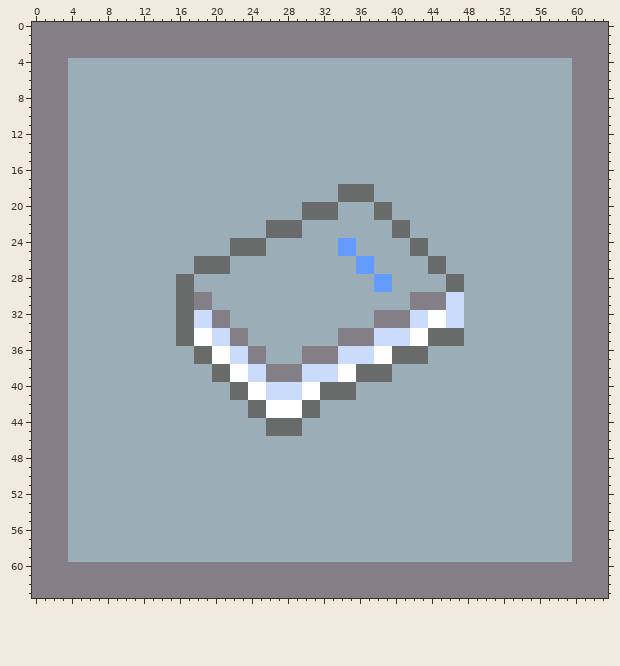
One commit to this pixel-art file: assets/sprites/ui-tile.aseprite. Above: the version before the commit.
64x64 pixels, 1 frame.
And afterwards:
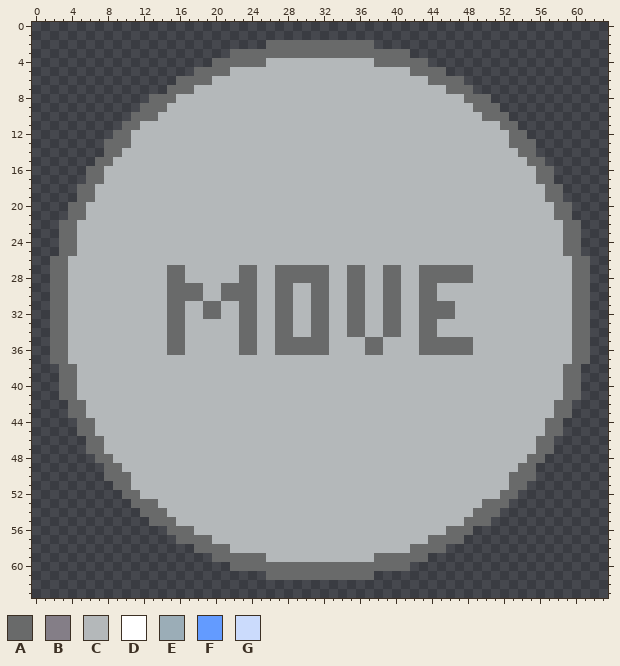
Palette (. is transparent): A #696a6a  B #847e87  C #b4b8ba  D #ffffff  E #9badb7  F #639bff  G #cbdbfc
Changes in this commit:
layer "Background" now hidden
layer "Move-active" added
layer "Spells" now hidden
Changed rows in their new state; - is an unchanged pixel.
first column x 0:
 0 ................................................................
 1 ................................................................
 2 ..........................AAAAAAAAAAAA..........................
 3 ......................AAAAAAAAAAAAAAAAAAAA......................
 4 ....................AAAAAACCCCCCCCCCCCAAAAAA....................
 5 ..................AAAACCCCCCCCCCCCCCCCCCCCAAAA..................
 6 ................AAAACCCCCCCCCCCCCCCCCCCCCCCCAAAA................
 7 ...............AAACCCCCCCCCCCCCCCCCCCCCCCCCCCCAAA...............
 8 .............AAACCCCCCCCCCCCCCCCCCCCCCCCCCCCCCCCAAA.............
 9 ............AAACCCCCCCCCCCCCCCCCCCCCCCCCCCCCCCCCCAAA............
10 ...........AAACCCCCCCCCCCCCCCCCCCCCCCCCCCCCCCCCCCCAAA...........
11 ..........AACCCCCCCCCCCCCCCCCCCCCCCCCCCCCCCCCCCCCCCCAA..........
12 .........AACCCCCCCCCCCCCCCCCCCCCCCCCCCCCCCCCCCCCCCCCCAA.........
13 ........AAACCCCCCCCCCCCCCCCCCCCCCCCCCCCCCCCCCCCCCCCCCAAA........
14 ........AACCCCCCCCCCCCCCCCCCCCCCCCCCCCCCCCCCCCCCCCCCCCAA........
15 .......AACCCCCCCCCCCCCCCCCCCCCCCCCCCCCCCCCCCCCCCCCCCCCCAA.......
16 ......AACCCCCCCCCCCCCCCCCCCCCCCCCCCCCCCCCCCCCCCCCCCCCCCCAA......
17 ......AACCCCCCCCCCCCCCCCCCCCCCCCCCCCCCCCCCCCCCCCCCCCCCCCAA......
18 .....AACCCCCCCCCCCCCCCCCCCCCCCCCCCCCCCCCCCCCCCCCCCCCCCCCCAA.....
19 .....AACCCCCCCCCCCCCCCCCCCCCCCCCCCCCCCCCCCCCCCCCCCCCCCCCCAA.....
20 ....AACCCCCCCCCCCCCCCCCCCCCCCCCCCCCCCCCCCCCCCCCCCCCCCCCCCCAA....
21 ....AACCCCCCCCCCCCCCCCCCCCCCCCCCCCCCCCCCCCCCCCCCCCCCCCCCCCAA....
22 ...AACCCCCCCCCCCCCCCCCCCCCCCCCCCCCCCCCCCCCCCCCCCCCCCCCCCCCCAA...
23 ...AACCCCCCCCCCCCCCCCCCCCCCCCCCCCCCCCCCCCCCCCCCCCCCCCCCCCCCAA...
24 ...AACCCCCCCCCCCCCCCCCCCCCCCCCCCCCCCCCCCCCCCCCCCCCCCCCCCCCCAA...
25 ...AACCCCCCCCCCCCCCCCCCCCCCCCCCCCCCCCCCCCCCCCCCCCCCCCCCCCCCAA...
26 ..AACCCCCCCCCCCCCCCCCCCCCCCCCCCCCCCCCCCCCCCCCCCCCCCCCCCCCCCCAA..
27 ..AACCCCCCCCCCCAACCCCCCAACCAAAAAACCAACCAACCA--AAACCCCCCCCCCCAA..
28 ..AACCCCCCCCCCCA-CCCCCCAACCAAAAAACCAACCAACCAAA--ACCCCCCCCCCCAA..
29 ..AACCCCCCCCCCCA--ACCAAAACCAACCAACCAACCAACCAACCCCCCCCCCCCCCCAA..
30 ..AACCCCCCCCCCCA--ACCAAAACCAACCAACCAACCAACCAACCCCCCCCCCCCCCCAA..
31 ..AACCCCCCCCCCCA-CCAACCAACCAACCAACCAACCAACCAAAACCCCCCCCCCCCCAA..
32 ..AACCCCCCCCCCCA-CCAACCAACCAACCAACCAACCAACCAAAACCCCCCCCCCCCCAA..
33 ..AACCCCCCCCCCCA-CCCCCCAACCAACCAACCAACCAACCAACCCCCCCCCCCCCCCAA..
34 ..AACCCCCCCCCCCA-CCCCCCAACCAACCAACCAACCAACCA-CCCCCCCCCCCCCCCAA..
35 ..AACCCCCCCCCCCA-CCCCCCAACCAAAAAACCCCAACCCCA----ACCCCCCCCCCCAA..
36 ..AACCCCCCCCCCCAACCCCCCAACCAAAAAACCCCAACCCC-AAAAACCCCCCCCCCCAA..
37 ..AACCCCCCCCCCCCCCCCCCCCCCCCCCCCCCCCCCCCCCCCCCCCCCCCCCCCCCCCAA..
38 ...AACCCCCCCCCCCCCCCCCCCCCCCCCCCCCCCCCCCCCCCCCCCCCCCCCCCCCCAA...
39 ...AACCCCCCCCCCCCCCCCCCCCCCCCCCCCCCCCCCCCCCCCCCCCCCCCCCCCCCAA...
40 ...AACCCCCCCCCCCCCCCCCCCCCCCCCCCCCCCCCCCCCCCCCCCCCCCCCCCCCCAA...
41 ...AACCCCCCCCCCCCCCCCCCCCCCCCCCCCCCCCCCCCCCCCCCCCCCCCCCCCCCAA...
42 ....AACCCCCCCCCCCCCCCCCCCCCCCCCCCCCCCCCCCCCCCCCCCCCCCCCCCCAA....
43 ....AACCCCCCCCCCCCCCCCCCCCCCCCCCCCCCCCCCCCCCCCCCCCCCCCCCCCAA....
44 .....AACCCCCCCCCCCCCCCCCCCCCCCCCCCCCCCCCCCCCCCCCCCCCCCCCCAA.....
45 .....AACCCCCCCCCCCCCCCCCCCCCCCCCCCCCCCCCCCCCCCCCCCCCCCCCCAA.....
46 ......AACCCCCCCCCCCCCCCCCCCCCCCCCCCCCCCCCCCCCCCCCCCCCCCCAA......
47 ......AACCCCCCCCCCCCCCCCCCCCCCCCCCCCCCCCCCCCCCCCCCCCCCCCAA......
48 .......AACCCCCCCCCCCCCCCCCCCCCCCCCCCCCCCCCCCCCCCCCCCCCCAA.......
49 ........AACCCCCCCCCCCCCCCCCCCCCCCCCCCCCCCCCCCCCCCCCCCCAA........
50 ........AAACCCCCCCCCCCCCCCCCCCCCCCCCCCCCCCCCCCCCCCCCCAAA........
51 .........AACCCCCCCCCCCCCCCCCCCCCCCCCCCCCCCCCCCCCCCCCCAA.........
52 ..........AACCCCCCCCCCCCCCCCCCCCCCCCCCCCCCCCCCCCCCCCAA..........
53 ...........AAACCCCCCCCCCCCCCCCCCCCCCCCCCCCCCCCCCCCAAA...........
54 ............AAACCCCCCCCCCCCCCCCCCCCCCCCCCCCCCCCCCAAA............
55 .............AAACCCCCCCCCCCCCCCCCCCCCCCCCCCCCCCCAAA.............
56 ...............AAACCCCCCCCCCCCCCCCCCCCCCCCCCCCAAA...............
57 ................AAAACCCCCCCCCCCCCCCCCCCCCCCCAAAA................
58 ..................AAAACCCCCCCCCCCCCCCCCCCCAAAA..................
59 ....................AAAAAACCCCCCCCCCCCAAAAAA....................
60 ......................AAAAAAAAAAAAAAAAAAAA......................
61 ..........................AAAAAAAAAAAA..........................
62 ................................................................
63 ................................................................
